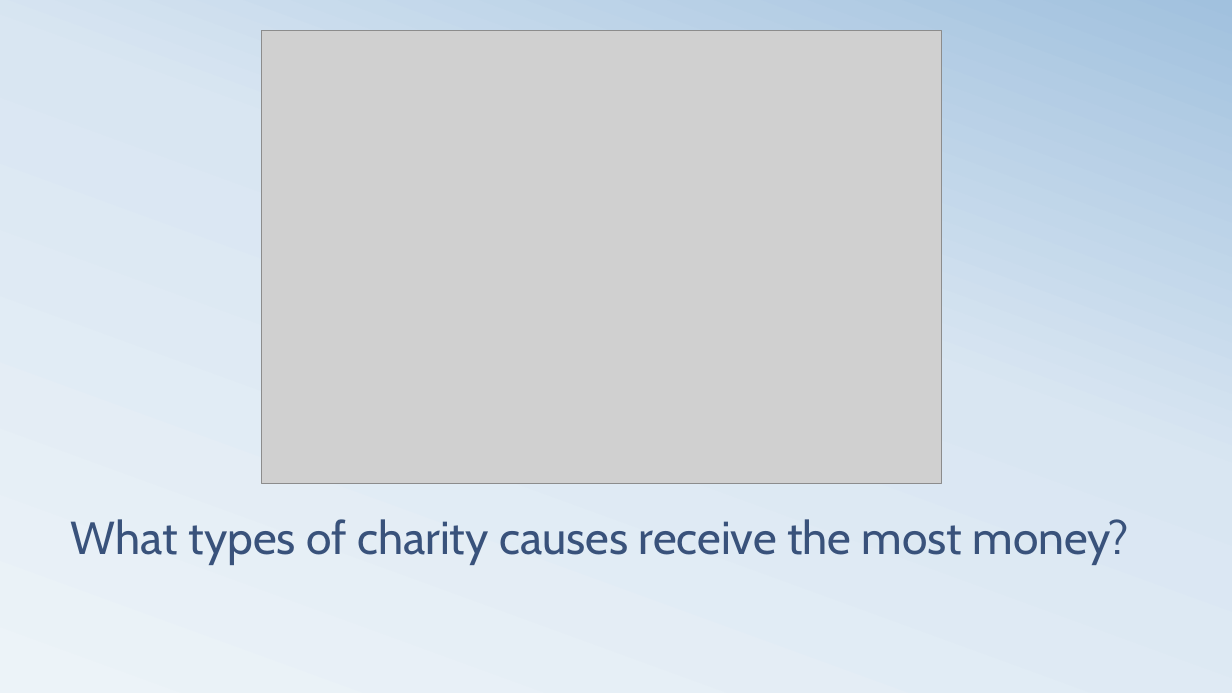
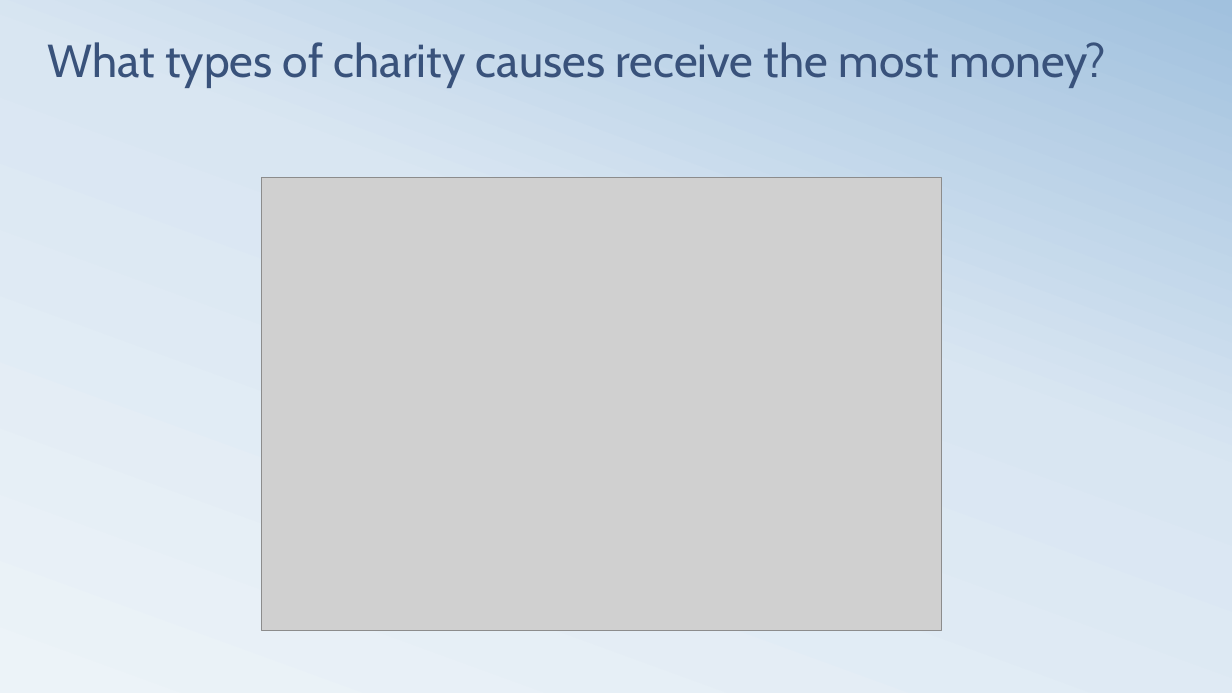
Before and after one commit to kjwunderlich/project-one---sphinx, a slide deck: slide 5 of Team_Sphinx_Presentation_20181011.pptx. Drawn at 1232x693 pixels with LibreOffice and Linux fonts; fonts in the diff are those of the drawing; grey boxes stand for pictures. Boxes give left, top, right and bottom in pixels: in the first picture for what was removed or moved away, otherwise in the second. Text is boxed around its words. In the diff, an @@ line names an element or a change of style, - is before the commit and + after.

```diff
--- a/Team_Sphinx_Presentation_20181011.pptx
+++ b/Team_Sphinx_Presentation_20181011.pptx
@@ title "What types of charity causes ...": place and size @@
-title "What types of charity causes ..." at [71,519,1130,565]
+title "What types of charity causes ..." at [48,42,1107,88]
@@ picture: place and size @@
-picture at [262,30,941,483]
+picture at [262,177,941,630]
```
Also in this commit, not shown: 10 other slides changed, 2 other files.
